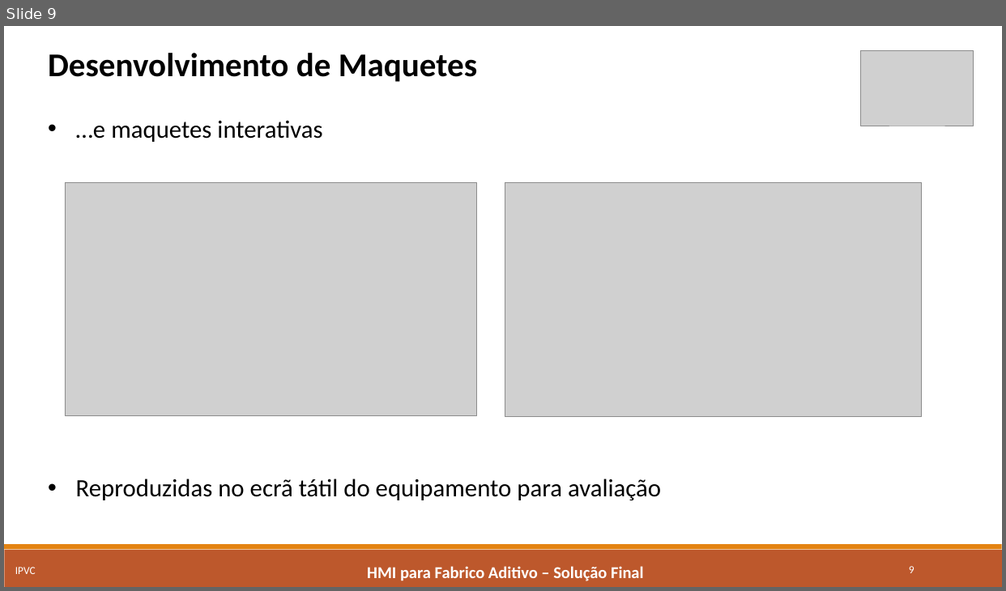
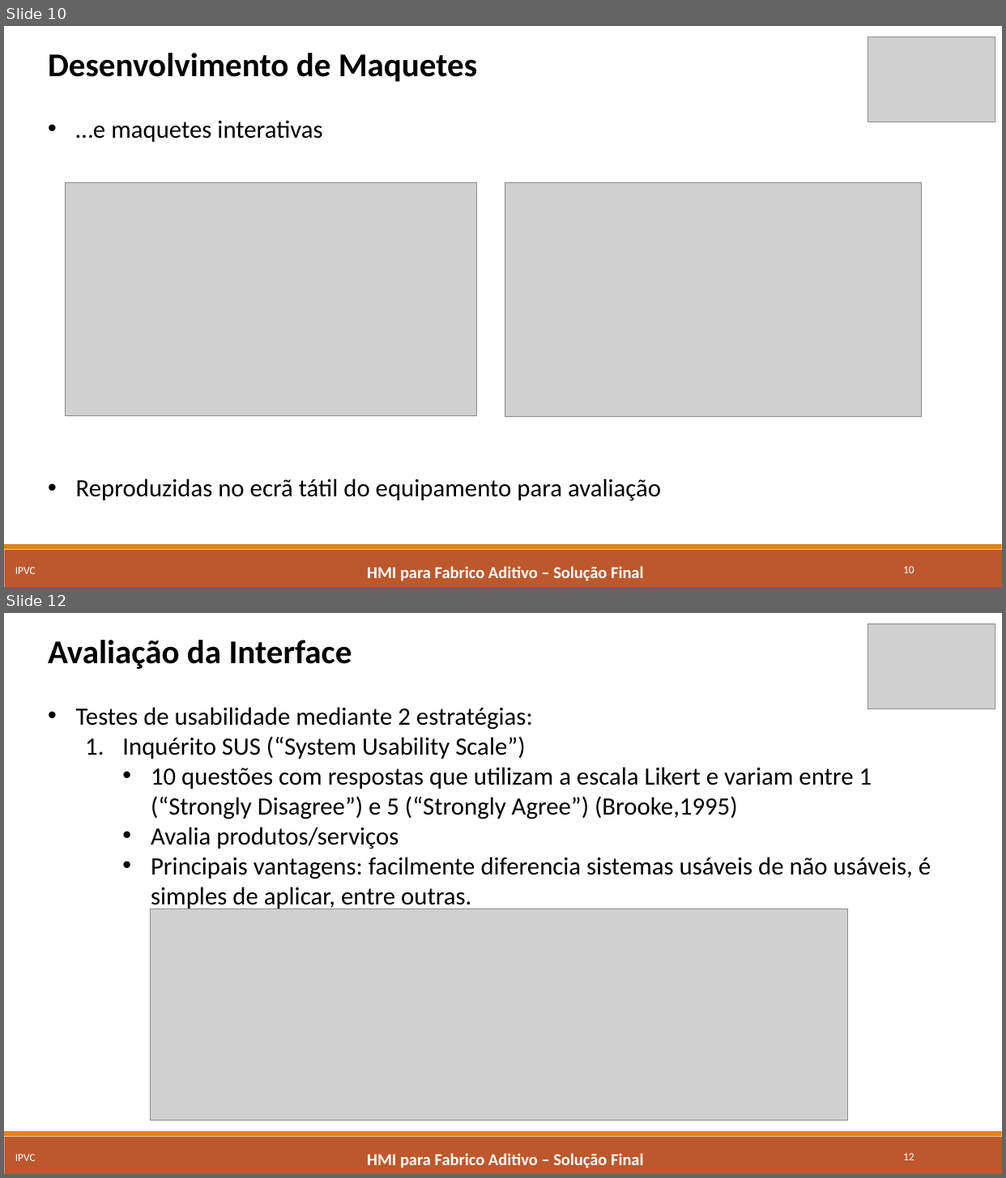
Before and after one commit to marcorlsrodrigues/projeto, a slide deck: Apresentacao_Final_MarcoRodrigues4652.pptx. Shown one above the other, each under a label of ours: slide 9 before the commit, slides 10 and 12 after it; the slides between them are not shown. The pictures are 1006x591 and 1006x1178 pixels, drawn with LibreOffice and Linux fonts; fonts in the diff are those of the drawing; grey boxes stand for pictures. Boxes give left, top, right and bottom in pixels: in the first picture for what was removed or moved away, otherwise in the second. Text is boxed around its words. In the diff, an @@ line names an element or a change of style, - is before the commit and + after.

```diff
--- a/Apresentacao_Final_MarcoRodrigues4652.pptx
+++ b/Apresentacao_Final_MarcoRodrigues4652.pptx
@@ slide 12 added at [4, 613, 1002, 1174], background #FFFFFF; not listed: 2 template elements that a slide beside it also shows @@
@@ picture added at [868, 624, 995, 709] @@
@@ text added at [48, 640, 931, 911], 24 pt, text #000000 @@
+Avaliação da Interface
+• Testes de usabilidade mediante 2 estratégias:
+  1. Inquérito SUS (“System Usability Scale”)
+    • 10 questões com respostas que utilizam a escala Likert e variam entre 1 (“Strongly Disagree”) e 5 (“Strongly Agree”) (Brooke,1995)
+    • Avalia produtos/serviços
+    • Principais vantagens: facilmente diferencia sistemas usáveis de não usáveis, é simples de aplicar, entre outras.
@@ picture added at [150, 909, 847, 1122] @@
@@ text added at [15, 1154, 36, 1161], 10.5 pt, text #FFFFFF @@
+IPVC
@@ text added at [367, 1153, 644, 1169], 16 pt, text #FFFFFF, bold @@
+HMI para Fabrico Aditivo – Solução Final
@@ page number added at [903, 1153, 914, 1161], 10.5 pt, text #FFFFFF @@
+12
@@ what was slide 9 is now slide 10 @@
@@ slide 10 changed as well @@
@@ picture: place and size @@
-picture at [861, 50, 974, 126]
+picture at [868, 37, 995, 122]
@@ page number at [903, 566, 914, 574]: text changed @@
-9
+10
```
Also in this commit, not shown: 11 other slides changed, 13 other slides added, 1 slide removed.
